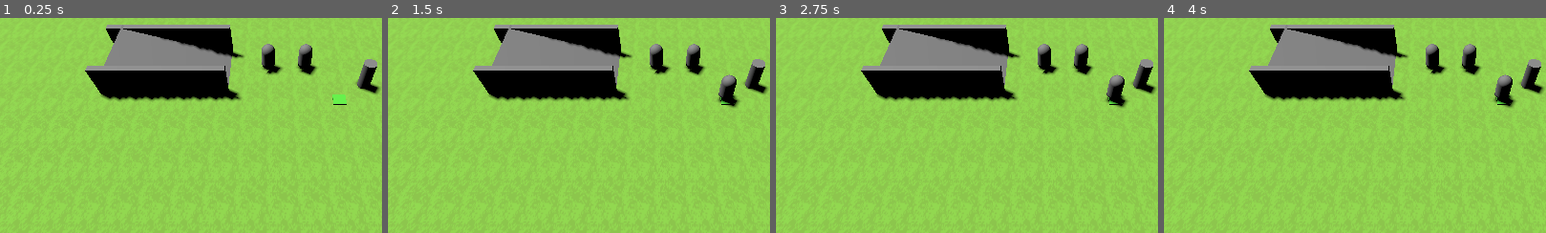
Above: before the commit, frames 1-4 (left to right).
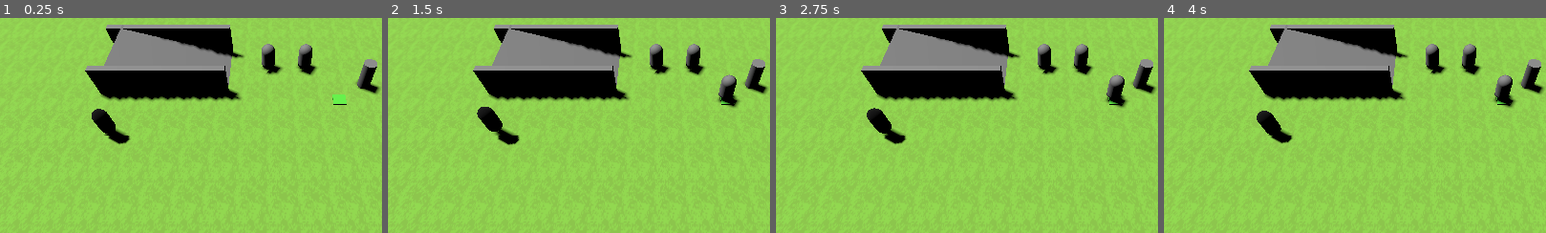
Above: after the commit, the same moments.

Repository: adamgiles1/ludum-dare-55
Game: Godot game, scene res://scenes/levels/LevelOne.tscn
Two runs of this game, one before a commit and one after it. Both use one fixed random seed, a clock stepped at 60 frames per second and the inputs below.
Inputs (mouse positions are % of the whole screen's width and height, from its top left):
- Up to frame 1 (0.25 s): no input
- Up to frame 2 (1.5 s): tap Enter (ui_accept) at 0.5, 0.77, 1.25 s; move the mouse to (72, 45) at 0.52 s; click (72, 45) at 0.67 s; move the mouse to (30, 55) at 1.27 s; click (30, 55) at 1.42 s
- Up to frame 3 (2.75 s): tap Enter (ui_accept) at 1.52, 2 s; move the mouse to (60, 28) at 2.02 s; click (60, 28) at 2.17 s
- Up to frame 4 (4 s): move the mouse to (45, 70) at 2.77 s; click (45, 70) at 2.92 s; tap Enter (ui_accept) at 3.02, 3.77 s; move the mouse to (80, 65) at 3.52 s; click (80, 65) at 3.67 s
The pictures show only the part of the screen within x 14-64%, y 12-62%; the shares and areas given below are measured in that part.

The runs differ from the first frame. In frame 1, 0.8% of the frame differs, in the area x 24-35%, y 42-59%; in frame 2, 0.8%, in the area x 23-35%, y 41-60%; in frame 3, 0.8%; in frame 4, 0.7%.

Commit message:
enemy att

Diff:
--- a/scenes/levels/LevelOne.tscn
+++ b/scenes/levels/LevelOne.tscn
@@ -7,6 +7,7 @@
 [ext_resource type="PackedScene" uid="uid://qpgecwf8k8mh" path="res://scenes/level_pieces/box.tscn" id="3_x1ygm"]
 [ext_resource type="PackedScene" uid="uid://b8rbix4uljxaw" path="res://scenes/level_pieces/InteractableThing.tscn" id="6_cps07"]
 [ext_resource type="PackedScene" uid="uid://dqjfdli3511dj" path="res://scenes/level_pieces/base_unit_summoner.tscn" id="7_rkko5"]
+[ext_resource type="PackedScene" uid="uid://s2jus682jfj1" path="res://scenes/units/enemies/BaseEnemy.tscn" id="8_rjnqa"]
 
 [sub_resource type="NavigationMesh" id="NavigationMesh_mmttv"]
 vertices = PackedVector3Array(-4.25, 0.793737, -13.75, -3, 0.793737, -14.5, -3, 0.793737, -49, -49, 0.793737, -49, -49, …(1863 unchanged characters)…
@@ -51,3 +52,6 @@
 
 [node name="BaseUnitSummoner" parent="." instance=ExtResource("7_rkko5")]
 transform = Transform3D(1, 0, 0, 0, 1, 0, 0, 0, 1, -3.79309, 0.500001, 5.21987)
+
+[node name="BaseEnemy" parent="." instance=ExtResource("8_rjnqa")]
+transform = Transform3D(1, 0, 0, 0, 1, 0, 0, 0, 1, -7.06954, 1.5, -11.4443)
--- a/scenes/units/Unit.gd
+++ b/scenes/units/Unit.gd
@@ -14,6 +14,7 @@
 enum STATE {IDLE, WALKING, INTERACTING}
 var current_state: STATE
 var interacting_with: InteractableThing = null
+var is_dead: bool = false
 
 func _ready():
 	set_outline(NO_OUTLINE);
@@ -37,7 +38,6 @@
 
 	match current_state:
 		STATE.WALKING:
-			print("walking")
 			if !animator.is_playing():
 				animator.play("walk")
 		STATE.INTERACTING:
--- /dev/null
+++ b/scenes/units/enemies/BaseEnemy.tscn
@@ -0,0 +1,67 @@
+[gd_scene load_steps=9 format=3 uid="uid://s2jus682jfj1"]
+
+[ext_resource type="Script" path="res://scenes/units/enemies/Enemy.gd" id="1_mkkbc"]
+
+[sub_resource type="CapsuleShape3D" id="CapsuleShape3D_o8w80"]
+
+[sub_resource type="StandardMaterial3D" id="StandardMaterial3D_xxioh"]
+albedo_color = Color(0, 0, 0, 1)
+
+[sub_resource type="CapsuleMesh" id="CapsuleMesh_n7p55"]
+material = SubResource("StandardMaterial3D_xxioh")
+
+[sub_resource type="CylinderShape3D" id="CylinderShape3D_4ayd4"]
+height = 1.0
+radius = 5.0
+
+[sub_resource type="Animation" id="Animation_debvd"]
+resource_name = "walk"
+tracks/0/type = "position_3d"
+tracks/0/imported = false
+tracks/0/enabled = true
+tracks/0/path = NodePath("MeshInstance3D")
+tracks/0/interp = 1
+tracks/0/loop_wrap = true
+tracks/0/keys = PackedFloat32Array(0, 1, 0, 0, 0, 0.5, 1, 0, 0.5, 0, 1, 1, 0, 0, 0)
+
+[sub_resource type="Animation" id="Animation_q0hl7"]
+resource_name = "attack"
+length = 0.25
+tracks/0/type = "position_3d"
+tracks/0/imported = false
+tracks/0/enabled = true
+tracks/0/path = NodePath("MeshInstance3D")
+tracks/0/interp = 1
+tracks/0/loop_wrap = true
+tracks/0/keys = PackedFloat32Array(0, 1, 0, 0, 0, 0.1, 1, 0, 2, 0, 0.2, 1, 0, 0, 0)
+
+[sub_resource type="AnimationLibrary" id="AnimationLibrary_yxfm3"]
+_data = {
+"attack": SubResource("Animation_q0hl7"),
+"walk": SubResource("Animation_debvd")
+}
+
+[node name="BaseEnemy" type="CharacterBody3D"]
+collision_layer = 4
+script = ExtResource("1_mkkbc")
+
+[node name="CollisionShape3D" type="CollisionShape3D" parent="."]
+shape = SubResource("CapsuleShape3D_o8w80")
+
+[node name="MeshInstance3D" type="MeshInstance3D" parent="."]
+mesh = SubResource("CapsuleMesh_n7p55")
+skeleton = NodePath("")
+
+[node name="NavigationAgent3D" type="NavigationAgent3D" parent="."]
+
+[node name="AggroZone" type="Area3D" parent="."]
+collision_layer = 0
+collision_mask = 2
+
+[node name="CollisionShape3D" type="CollisionShape3D" parent="AggroZone"]
+shape = SubResource("CylinderShape3D_4ayd4")
+
+[node name="AnimationPlayer" type="AnimationPlayer" parent="."]
+libraries = {
+"": SubResource("AnimationLibrary_yxfm3")
+}
--- /dev/null
+++ b/scenes/units/enemies/Enemy.gd
@@ -0,0 +1,60 @@
+class_name Enemy
+extends CharacterBody3D
+
+@export
+var speed = 5.0
+
+@onready var nav_agent: NavigationAgent3D = $NavigationAgent3D
+@onready var aggro_zone: Area3D = $AggroZone
+@onready var anim_player: AnimationPlayer = $AnimationPlayer
+
+var target: Unit
+var stun_time: float = 0.0
+var current_anim: String = ""
+
+func _physics_process(delta):
+	stun_time -= delta
+	if stun_time > 0:
+		return
+
+	if target == null:
+		detect_enemy()
+	else:
+		attempt_attack()
+
+	move(delta)
+
+	if target != null && target.is_dead:
+		target = null
+
+	if !anim_player.is_playing() && current_anim != "":
+		anim_player.play(current_anim)
+
+func detect_enemy():
+	var targets = aggro_zone.get_overlapping_bodies()
+	if targets.size() > 0:
+		target = targets[0]
+
+func attempt_attack():
+	nav_agent.target_position = target.position
+	print(nav_agent.target_position)
+	if target.position.distance_to(self.position) < 1.0:
+		attack()
+
+func attack():
+	anim_player.stop()
+	animate("attack")
+	stun_time = 1.5
+
+func animate(animation: String):
+	current_anim = animation
+
+func move(delta):
+	if stun_time > 0:
+		return
+	animate("walk")
+	var target = nav_agent.get_next_path_position()
+	var dir = global_position.direction_to(target)
+	velocity = dir * speed
+	if stun_time <= 0:
+		move_and_slide()
Not shown: 1 places in scenes/levels/LevelOne.tscn that only renumber resources
